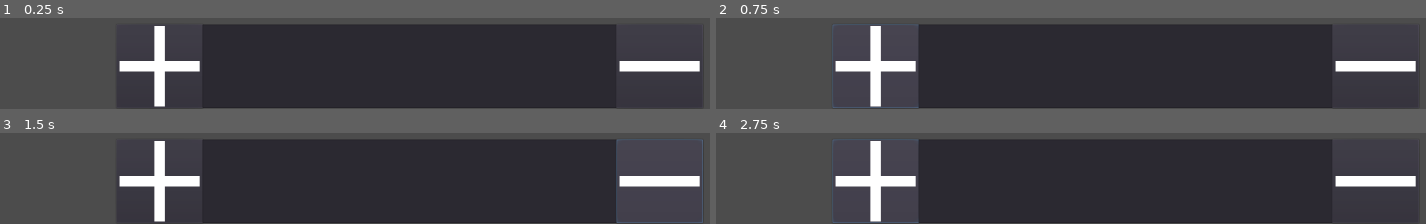
Above: before the commit, frames 1-4 (two rows, left to right).
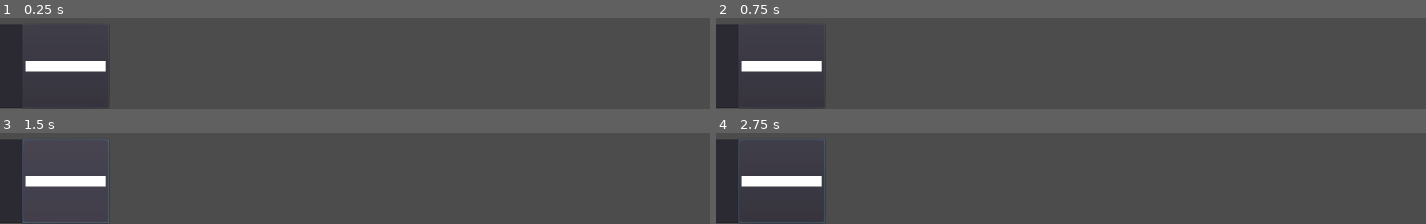
Above: after the commit, the same moments.

Repository: JrReynolds/workflow-generator
Game: Godot game, scene res://Main.tscn
Same seed, same stepped clock (60 frames per second), same inputs: the game is played once before the commit and once after it.
Inputs (mouse positions are in pixels of both pictures, inside the frame that each line leads up to; where the layout moved, square brackets give the same spot in the first picture):
- Up to frame 1 (0.25 s): no input
- Up to frame 2 (0.75 s): click (872, 66) at 0.52 s
- Up to frame 3 (1.5 s): click (63, 181) [660, 181] at 1.25 s
- Up to frame 4 (2.75 s): click (872, 181) at 2.02 s

The runs differ from the first frame. In frame 1, 62% of the frame differs, in the area x 0-99%, y 6-99%; in frame 2, 62%; in frame 3, 62%, in the area x 0-100%, y 6-99%; in frame 4, 62%.

Commit message:
Changed a thing
Thing

Diff:
--- a/Main.tscn
+++ b/Main.tscn
@@ -5,7 +5,7 @@
 [node name="Main" type="Node2D"]
 
 [node name="BottomUI" parent="." instance=ExtResource( 1 )]
-margin_left = 232.743
-margin_top = 731.171
-margin_right = 232.743
-margin_bottom = 731.171
+margin_left = -955.0
+margin_top = 731.0
+margin_right = 232.0
+margin_bottom = 731.0
Binary file added: zombie.png
